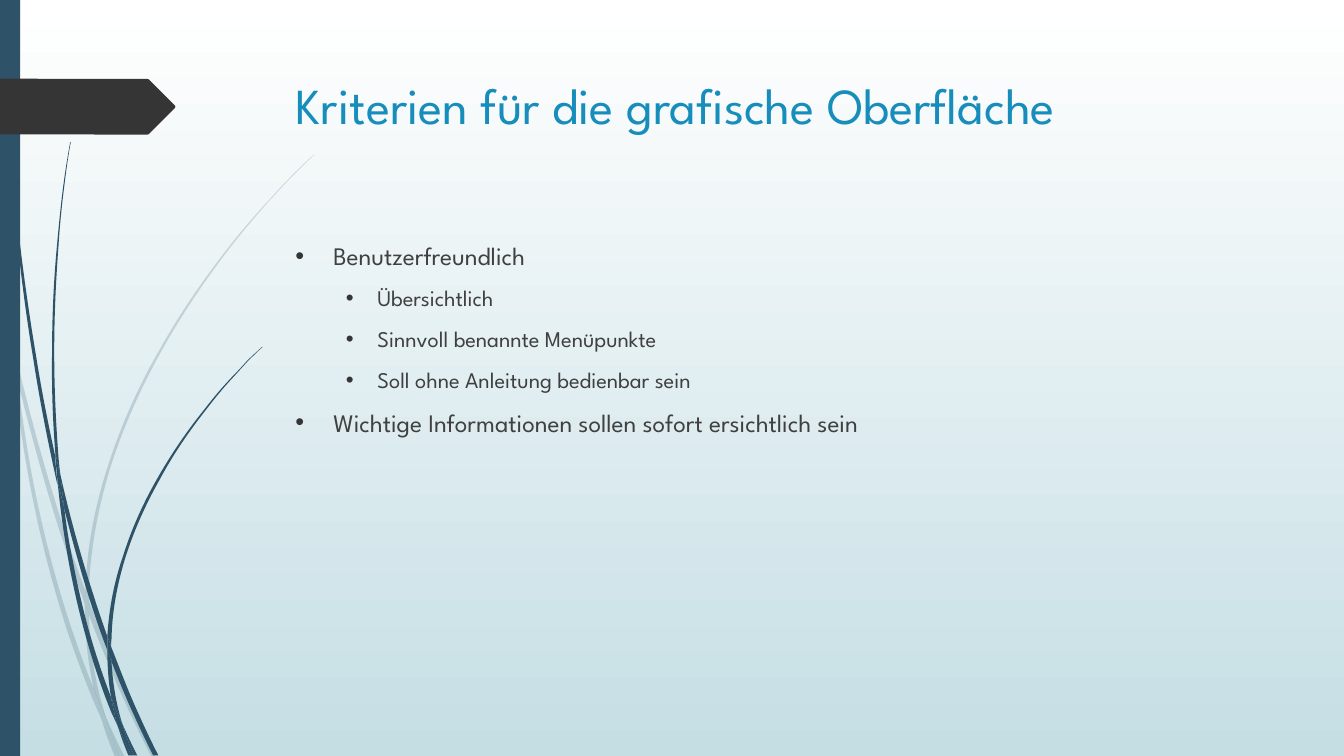
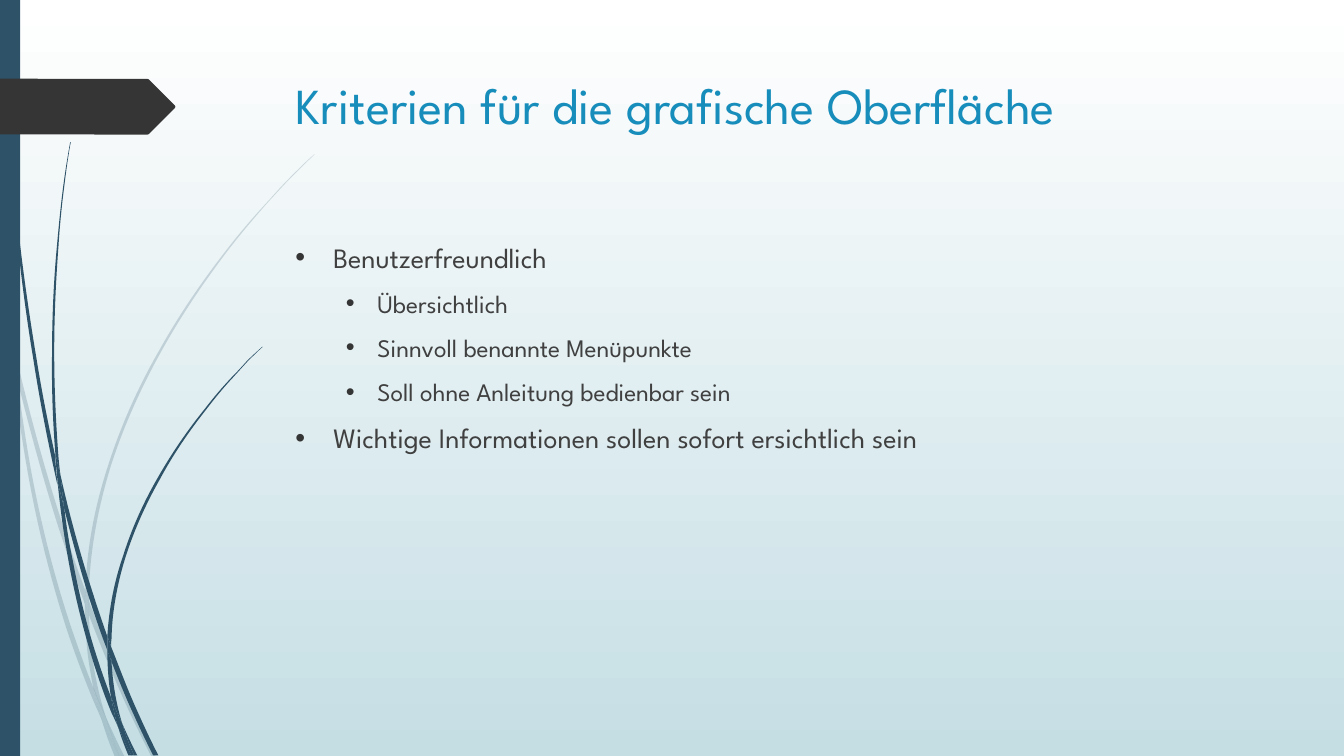
Before and after one commit to Katzenfuetterungsanlage/fuettr_prototype, a slide deck: slide 3 of Diplomarbeit/Powerpoint/Harrer.pptx. Drawn at 1344x756 pixels with LibreOffice and Linux fonts; fonts in the diff are those of the drawing. Boxes give left, top, right and bottom in pixels: in the first picture for what was removed or moved away, otherwise in the second. Text is boxed around its words. In the diff, an @@ line names an element or a change of style, - is before the commit and + after.

Commit message:
Harrer Text und Präsentation

```diff
--- a/Diplomarbeit/Powerpoint/Harrer.pptx
+++ b/Diplomarbeit/Powerpoint/Harrer.pptx
@@ text "Benutzerfreundlich" at [333, 248, 917, 454]: size 18 to 20 pt in "Benutzerfreundlich", "Wichtige Informationen sollen sofort ersichtlich sein"; size 16 to 18 pt in "Übersichtlich", "Sinnvoll benannte Menüpunkte", "Soll ohne Anleitung bedienbar sein" @@
```
Also in this commit, not shown: 5 other slides changed, 1 other file.
